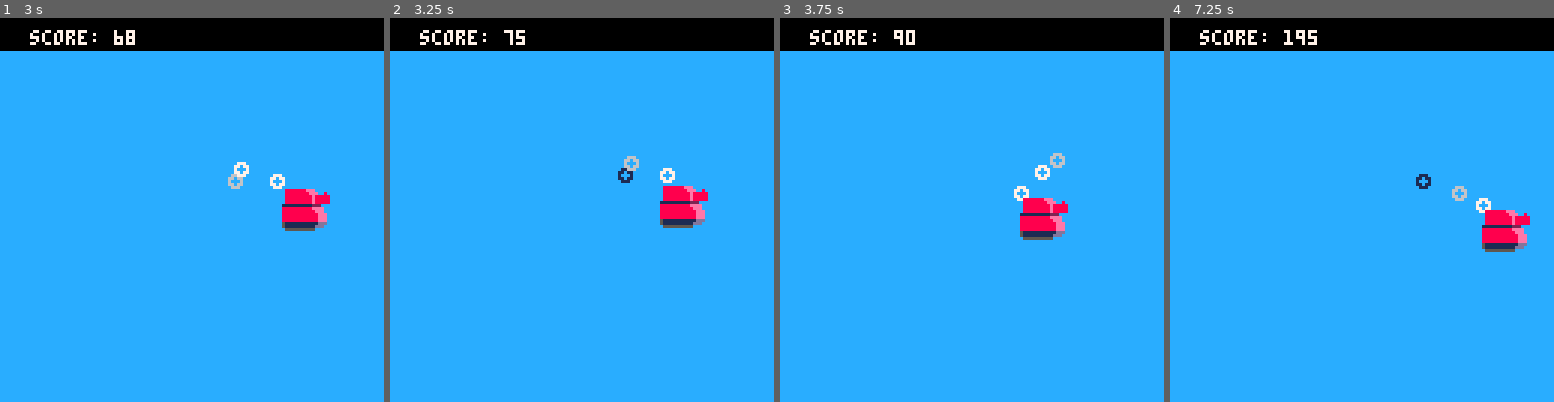
Above: before the commit, frames 1-4 (left to right).
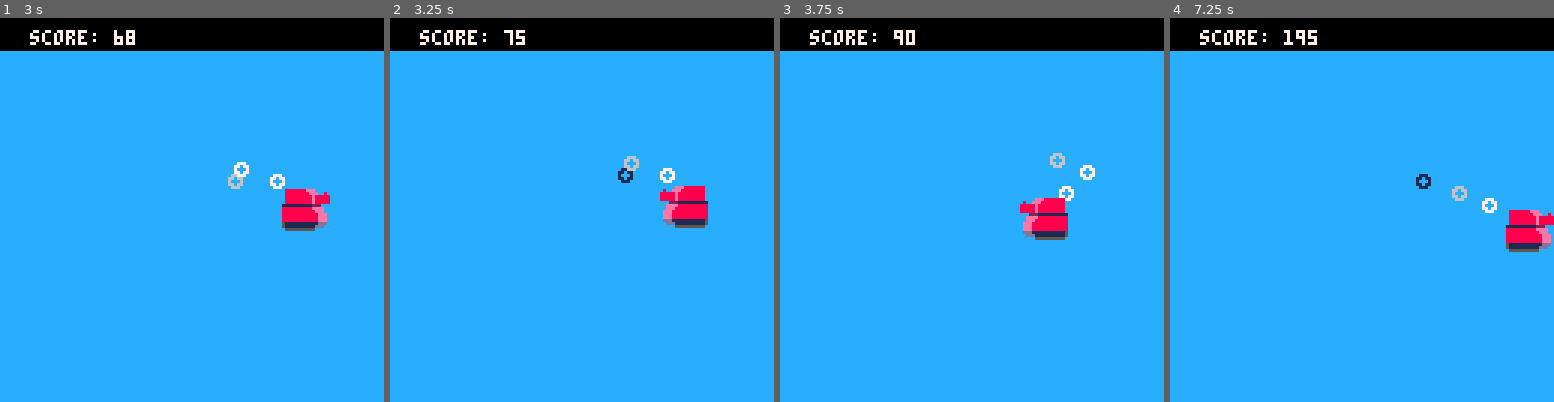
Above: after the commit, the same moments.

Repository: wbprice/pico-wars
Game: PICO-8 cartridge pico-wars.p8
Two runs of this game, one before a commit and one after it. Both use one fixed random seed, a clock stepped at 60 frames per second and the inputs below.
Inputs:
- Up to frame 1 (3 s): tap O (Z key) at 0.7, 1.7, 2.1, 2.5, 2.9 s; hold Right 1.6-2.1 s; hold Up 2.15-2.42 s; hold Right from 2.47 s (still down)
- Up to frame 2 (3.25 s): release Right at 3.03 s; hold Left from 3.08 s (still down)
- Up to frame 3 (3.75 s): tap O (Z key) at 3.3, 3.7 s; release Left at 3.58 s; hold Down from 3.63 s (still down)
- Up to frame 4 (7.25 s): release Down at 3.97 s; hold Right 4.02-4.68 s; tap O (Z key) every 0.4 s from 4.1 to 6.9 s; hold Up 4.73-5.03 s; hold Left 5.08-5.68 s; hold Down 5.73-6.03 s; hold Right 6.08-6.58 s; hold Right 6.63-7.13 s; hold Up from 7.18 s (still down)

Frame 1 is identical in both runs. In frame 2, 0.7% of the frame differs, in the area x 70-83%, y 43-55%; in frame 3, 1.1%; in frame 4, 1.7%, in the area x 79-100%, y 46-61%.

Commit message:
smoke follows end of tank

Diff:
--- a/pico-wars.p8
+++ b/pico-wars.p8
@@ -15,9 +15,9 @@
 player = {}
 player.x = screenwidth/2
 player.y = screenheight/2
-player.width = 23
-player.height = 23
-player.direction = 0
+player.width = 15
+player.height = 15
+player.direction = 1
 exhausts = {};
 
 -- game loop
@@ -75,7 +75,11 @@
 		}
 	end
 
-	add(exhausts, makeexhaust(x, y))
+	if player.direction == 0 then
+		add(exhausts, makeexhaust(x + player.width, y))
+	else
+		add(exhausts, makeexhaust(x, y))
+	end
 end
 
 function drawexhaust()
@@ -165,15 +169,29 @@
 	updateexhaust()
 	drawexhaust()
 	if two_step_phase==true then
-		spr(1, player.x, player.y)
-		spr(2, player.x + 8, player.y)
-		spr(17, player.x, player.y + 8)
-		spr(18, player.x + 8, player.y + 8)
+		if player.direction == 1 then
+			spr(1, player.x, player.y)
+			spr(2, player.x + 8, player.y)
+			spr(17, player.x, player.y + 8)
+			spr(18, player.x + 8, player.y + 8)
+		else
+			spr(3, player.x, player.y)
+			spr(4, player.x + 8, player.y)
+			spr(19, player.x, player.y + 8)
+			spr(20, player.x + 8, player.y + 8)
+		end
 	elseif two_step_phase==false then
-		spr(33, player.x, player.y)
-		spr(34, player.x + 8, player.y)
-		spr(49, player.x, player.y + 8)
-		spr(50, player.x + 8, player.y + 8)
+		if player.direction == 1 then
+			spr(33, player.x, player.y)
+			spr(34, player.x + 8, player.y)
+			spr(49, player.x, player.y + 8)
+			spr(50, player.x + 8, player.y + 8)
+		else
+			spr(35, player.x, player.y)
+			spr(36, player.x + 8, player.y)
+			spr(51, player.x, player.y + 8)
+			spr(52, player.x + 8, player.y + 8)
+		end
 	end
 end
 
Not shown, changed: 28 lines of the sprite sheet (__gfx__) section of pico-wars.p8
